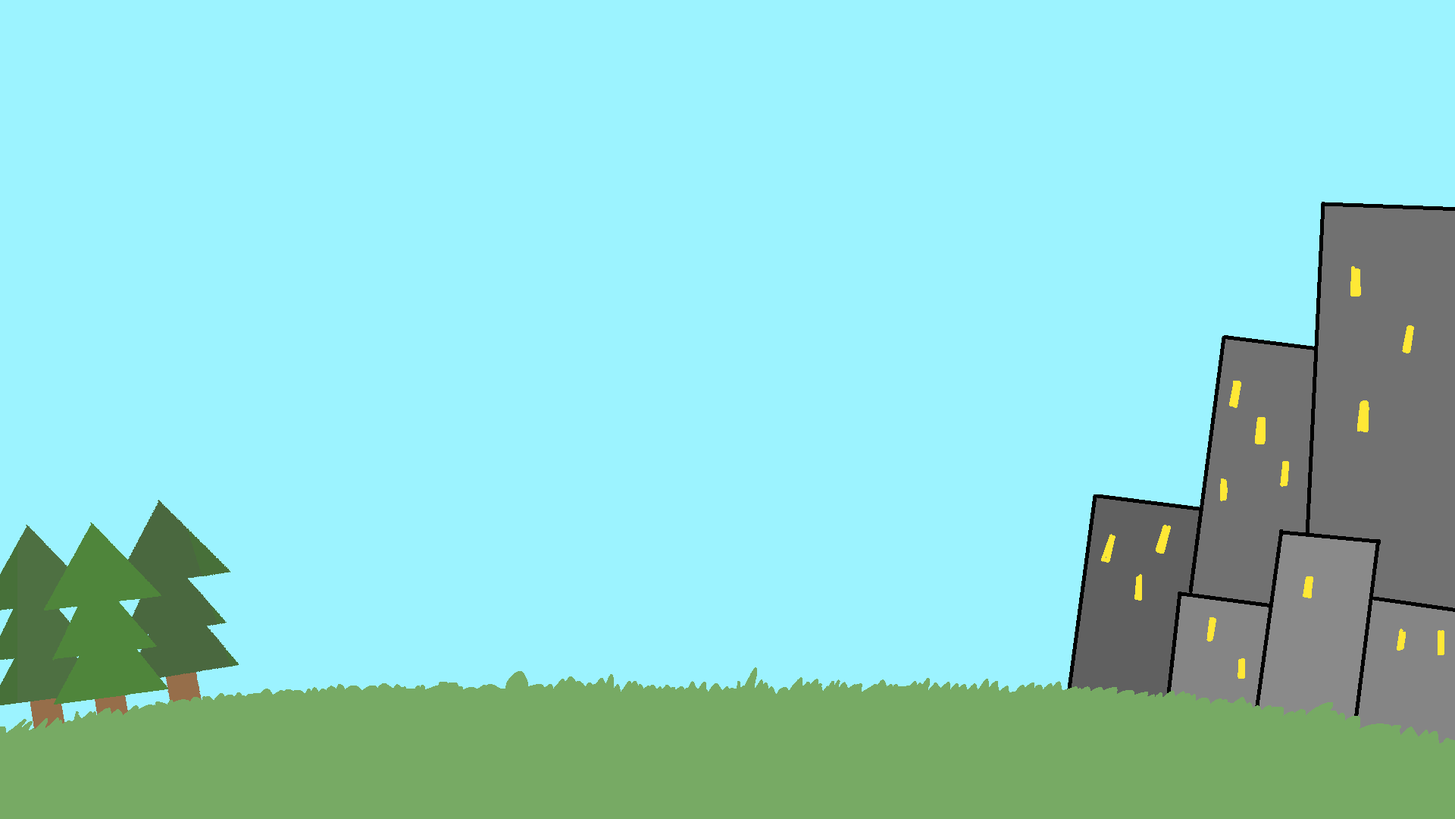
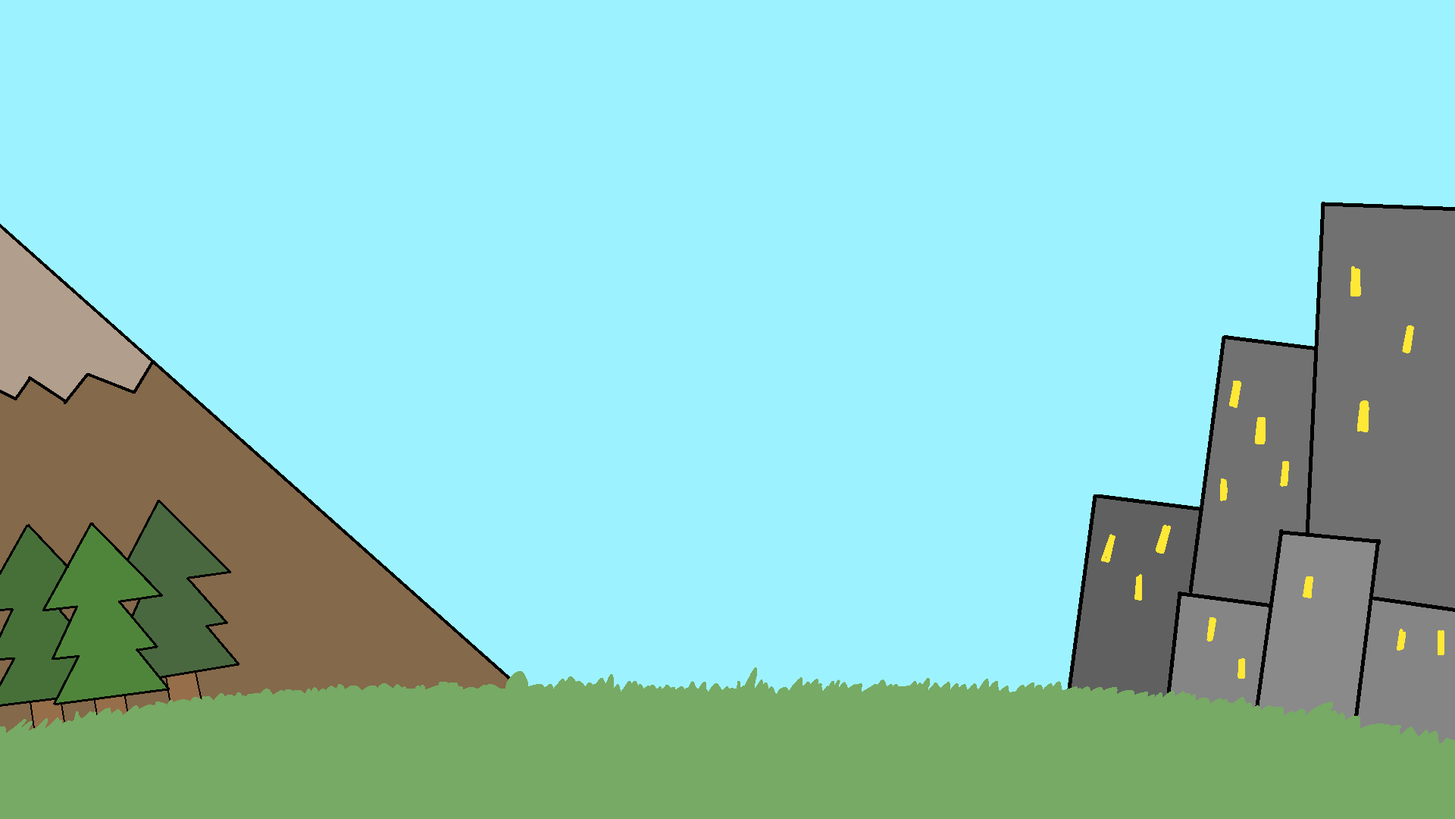
Layers edited between the first and the second 1455×819 image:
pixels changed over [0, 223, 511, 733] (layer not identified)
